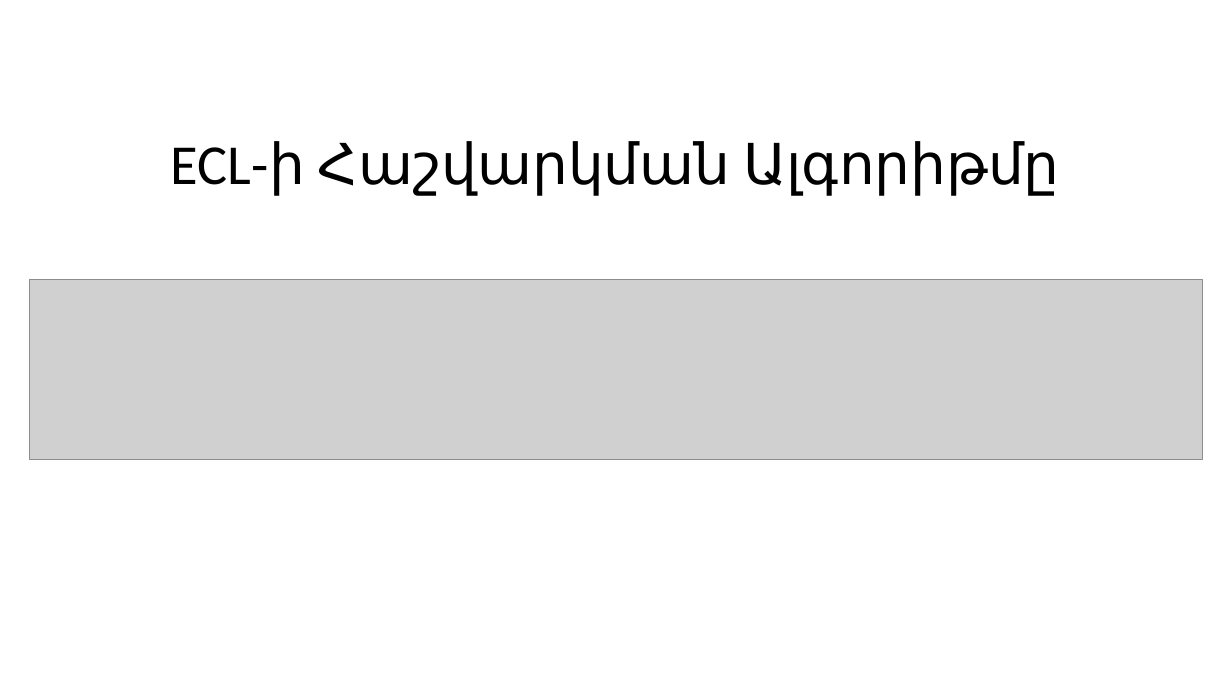
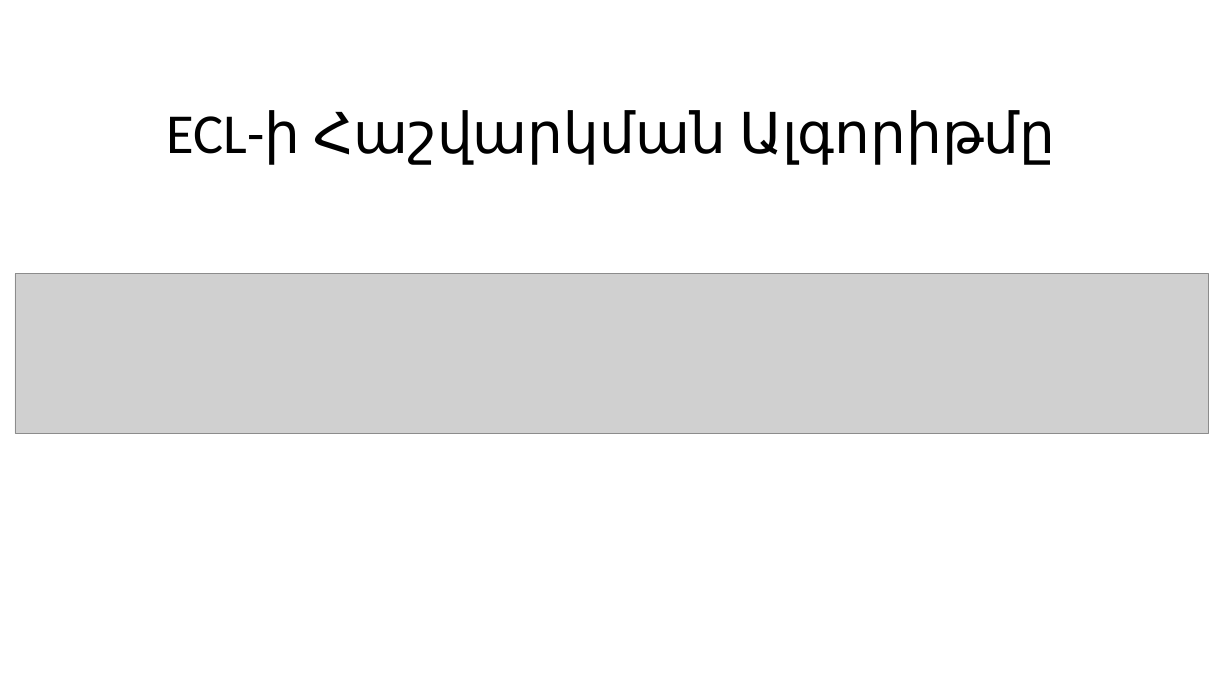
Before and after one commit to HHayk004/Diplomayin, a slide deck: slide 16 of Tokosavorum_2.pptx (slide 15 before the commit). Drawn at 1232x693 pixels with LibreOffice and Linux fonts; fonts in the diff are those of the drawing; grey boxes stand for pictures. Boxes give left, top, right and bottom in pixels: in the first picture for what was removed or moved away, otherwise in the second. Text is boxed around its words. In the diff, an @@ line names an element or a change of style, - is before the commit and + after.

```diff
--- a/Tokosavorum_2.pptx
+++ b/Tokosavorum_2.pptx
@@ title "ECL-ի Հաշվարկման Ալգորիթմը": place and size @@
-title "ECL-ի Հաշվարկման Ալգորիթմը" at [171, 141, 1059, 196]
+title "ECL-ի Հաշվարկման Ալգորիթմը" at [167, 110, 1055, 165]
@@ picture: place and size @@
-picture at [30, 280, 1202, 460]
+picture at [15, 274, 1209, 433]
```
Also in this commit, not shown: 2 other slides changed, 1 slide added, 6 other files.
